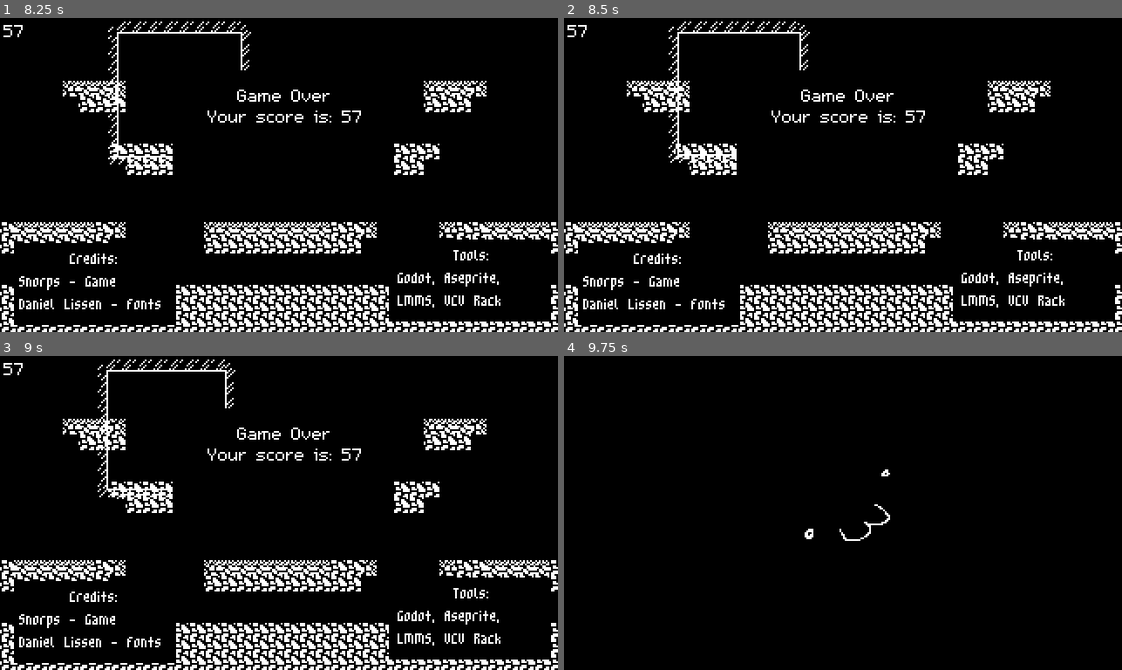
Above: before the commit, frames 1-4 (two rows, left to right).
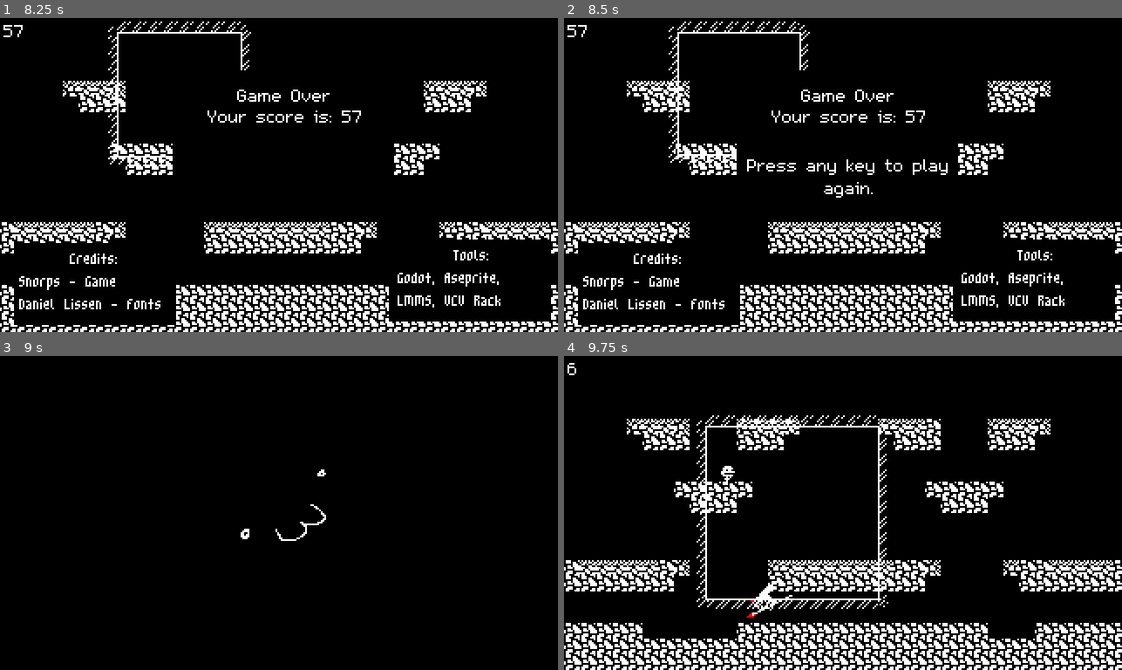
Above: after the commit, the same moments.

Repository: Snorps/shrinking-universe
Game: Godot game, scene res://scene/title.tscn
Same seed, same stepped clock (60 frames per second), same inputs: the game is played once before the commit and once after it.
Inputs:
- Up to frame 1 (8.25 s): tap Enter at 0.5 s; hold D (char_right) 0.53-2.03 s; tap W (char_jump) at 0.77, 1.52, 3.02, 3.77, 4.52, 6.02, 6.77, 7.52 s; hold A (char_left) 2.03-4.28 s; hold D (char_right) 4.28-8.03 s; hold A (char_left) from 8.03 s (still down)
- Up to frame 2 (8.5 s): keep holding A (char_left)
- Up to frame 3 (9 s): keep holding A (char_left); tap Enter at 8.75 s
- Up to frame 4 (9.75 s): tap W (char_jump) at 9.02 s; tap Enter at 9.5 s; release A (char_left) at 9.53 s; hold D (char_right) from 9.53 s (still down)

Frame 1 is identical in both runs. In frame 2, 0.5% of the frame differs, in the area x 32-69%, y 45-58%; in frame 3, 12%; in frame 4, 16%, in the area x 0-100%, y 2-100%.

Commit message:
Stopped birds attacking from off the edges of the screen where you can't see them.

Diff:
--- a/source/project.godot
+++ b/source/project.godot
@@ -29,6 +29,10 @@
 [dotnet]
 
 project/assembly_name="ludum_dare_54"
+
+[editor]
+
+movie_writer/movie_file="C:/dev/snorps/godot/shrinking-universe/rec/movie.avi"
 
 [global]
 
--- a/source/script/scene/bird.gd
+++ b/source/script/scene/bird.gd
@@ -67,7 +67,7 @@
 				$Sprite.scale.x = 1
 
 			var posdiff = abs(position.x - player.position.x) - abs(position.y - player.position.y)
-			if posdiff < 5 and position.y < player.position.y and position.y > 0:
+			if posdiff < 5 and position.y < player.position.y and position.y > 0 and position.x > 0 and position.x <320:
 				$Sprite.play("dive")
 				state = "preparing"
 				state_frames = 50
--- a/source/script/scene/game_over_screen.gd
+++ b/source/script/scene/game_over_screen.gd
@@ -13,7 +13,7 @@
 	$MainPanel/ScoreLabel.text = "[center]Your score is: " + str(score) + "[/center]"
 	if visible and not visible_frames == -1:
 		visible_frames += 1
-		if visible_frames >= 120:
+		if visible_frames >= 60:
 			#get_tree().root.get_node("Game/Sounds/CoinSound").play()
 			$MainPanel.get_node("PlayAgainLabel").visible = true
 			visible_frames = -1
Not shown, changed: source/export_presets.cfg
Not shown, changed: export/1/export.zip
Not shown, removed: export/1/index.html
Not shown, removed: export/1/shrinking_universe.apple-touch-icon.png
Not shown, removed: export/1/shrinking_universe.audio.worklet.js
Not shown, removed: export/1/shrinking_universe.icon.png
Not shown, removed: export/1/shrinking_universe.js
Not shown, removed: export/1/shrinking_universe.pck
Not shown, removed: export/1/shrinking_universe.png
Not shown, changed: export/1/shrinking_universe.wasm
Not shown, removed: export/1/shrinking_universe.worker.js
Not shown, changed: export/2/2.zip
(and 45 more such lines)
